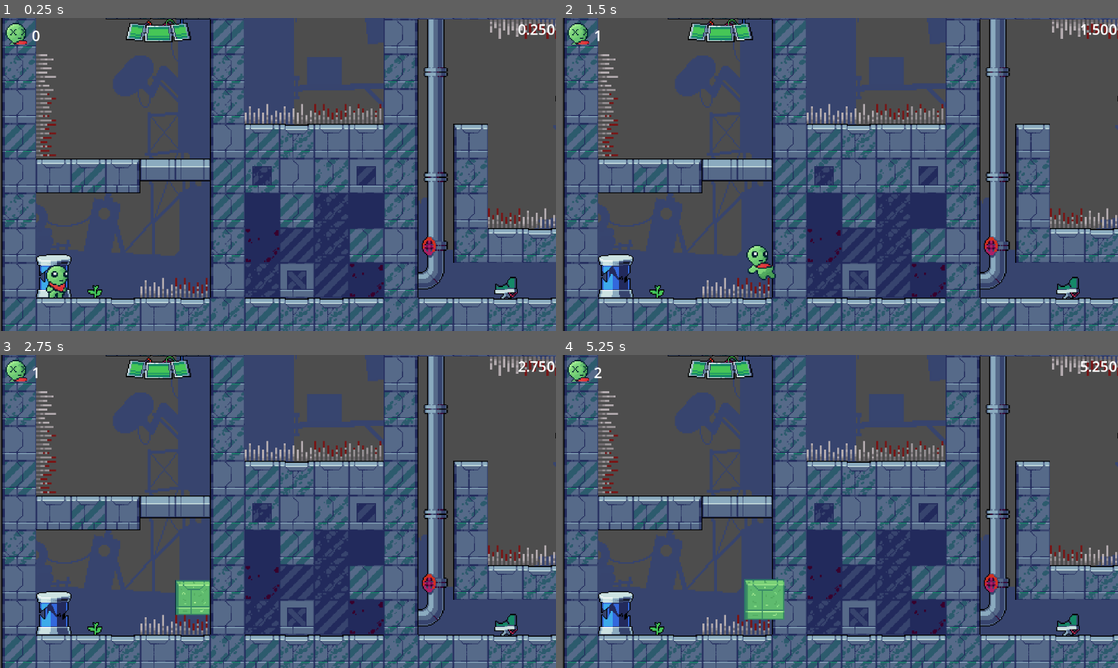
Above: before the commit, frames 1-4 (two rows, left to right).
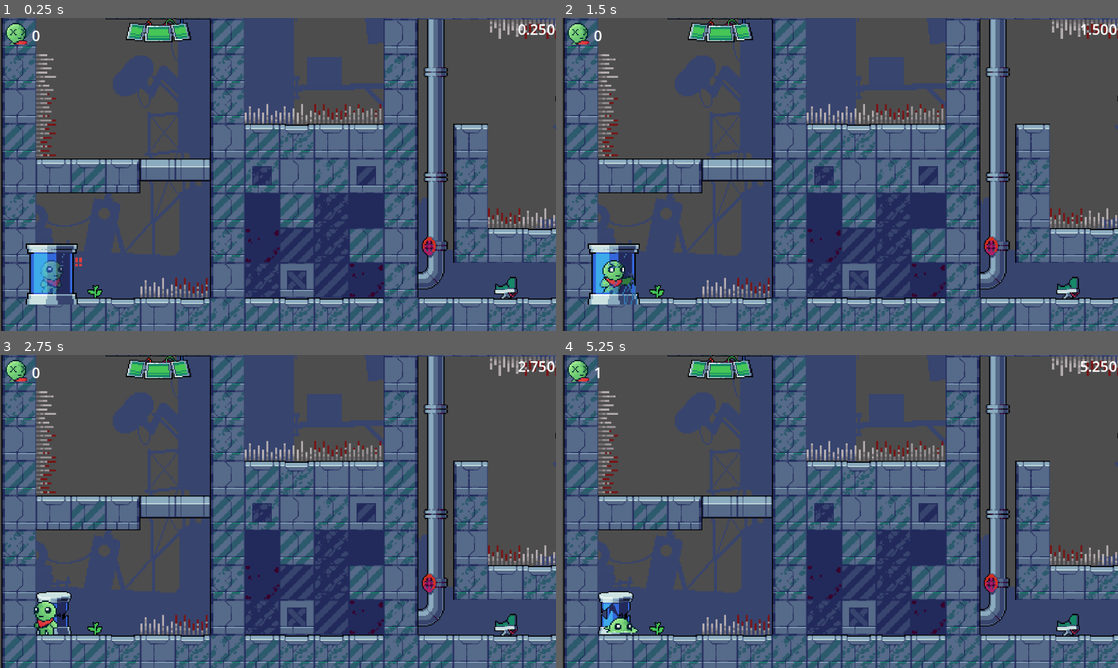
Above: after the commit, the same moments.

Repository: Jeric-Tan/Sliggy
Game: Godot game, scene res://levels/level_3.tscn
The game is run twice, just before and just after one commit, with the same random seed, the same clock (stepped at 60 frames per second) and the same inputs. This scene is started directly instead of the project's main scene.
Inputs (mouse positions are in pixels of both pictures, inside the frame that each line leads up to):
- Up to frame 1 (0.25 s): no input
- Up to frame 2 (1.5 s): move the mouse to (962, 158) at 0.52 s; hold Right (right) from 0.53 s (still down); tap C (clear) at 0.6, 1.35 s; tap Up (jump) at 0.77 s; move the mouse to (728, 190) at 1.27 s
- Up to frame 3 (2.75 s): tap Up (jump) at 1.52 s; move the mouse to (333, 442) at 2.02 s; release Right (right) at 2.03 s; hold Left (left) from 2.03 s (still down); tap C (clear) at 2.1 s
- Up to frame 4 (5.25 s): move the mouse to (812, 574) at 2.77 s; release Left (left) at 2.78 s; hold Right (right) 2.78-4.28 s; tap C (clear) every 0.75 s from 2.85 to 5.1 s; tap Up (jump) at 3.02, 3.77, 4.52 s; move the mouse to (1006, 558) at 3.52 s; move the mouse to (673, 464) at 4.27 s; hold Left (left) 4.28-5.03 s; move the mouse to (867, 511) at 5.02 s; hold Right (right) from 5.03 s (still down)

The runs differ from the first frame. In frame 1, 1.5% of the frame differs, in the area x 4-15%, y 72-92%; in frame 2, 1.9%, in the area x 4-39%, y 4-92%; in frame 3, 1.1%; in frame 4, 1.2%.

Commit message:
level 3 vat spawn

Diff:
--- a/levels/level_3.tscn
+++ b/levels/level_3.tscn
@@ -471,6 +471,7 @@
 [node name="player" parent="level_holder" index="8"]
 position = Vector2(28, 598)
 total_lives = 7
+show_vat_spawn = true
 start_timer_here = true
 
 [node name="level_tiles_lab" type="TileMap" parent="level_holder"]
